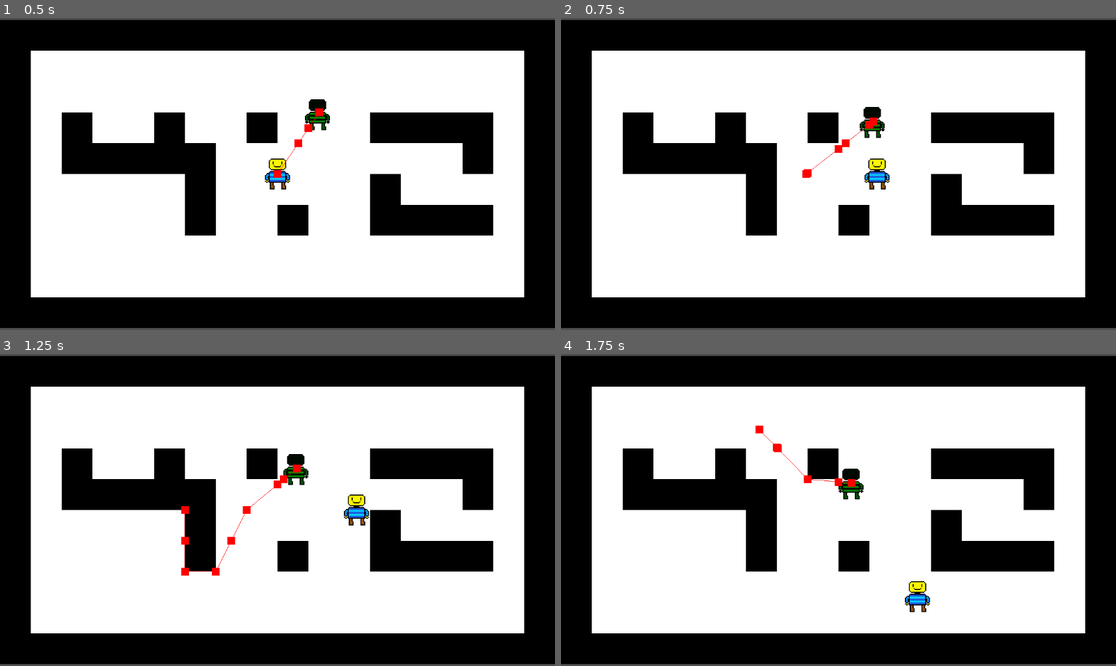
Above: before the commit, frames 1-4 (two rows, left to right).
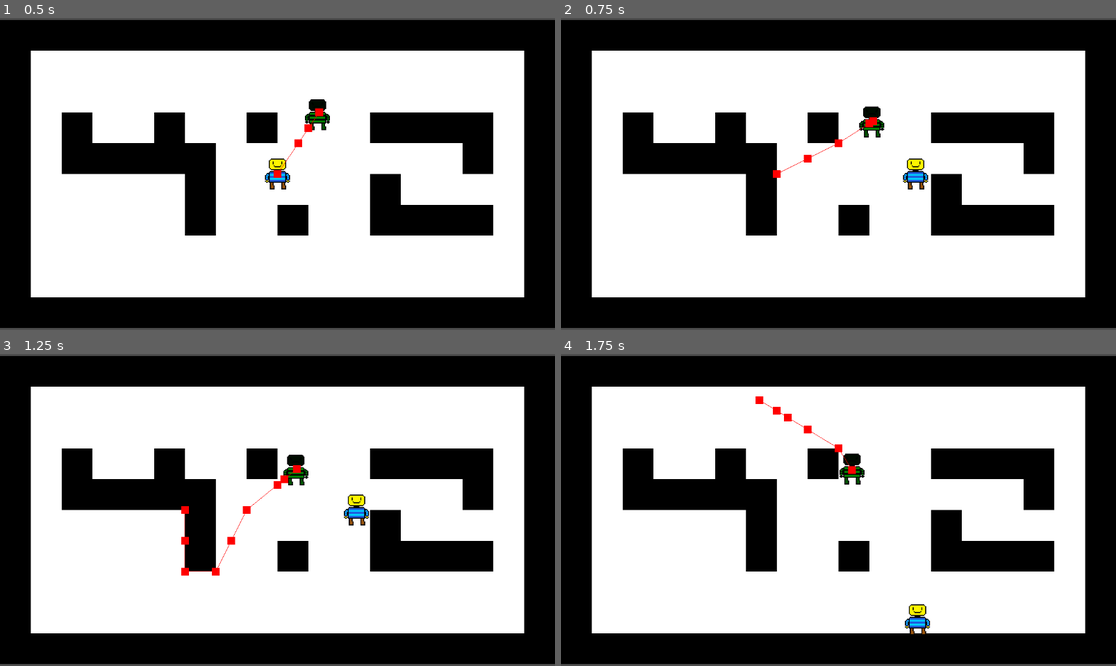
Above: after the commit, the same moments.

Repository: LegoMaster7001/fargo-game-jam-2025
Game: Godot game, scene res://Scenes/Game.tscn
Same seed, same stepped clock (60 frames per second), same inputs: the game is played once before the commit and once after it.
Inputs:
- Up to frame 1 (0.5 s): no input
- Up to frame 2 (0.75 s): hold Right (ui_right) from 0.53 s (still down); hold E from 0.53 s (still down)
- Up to frame 3 (1.25 s): keep holding Right (ui_right); keep holding E
- Up to frame 4 (1.75 s): release Right (ui_right) at 1.28 s; release E at 1.28 s; hold Down (ui_down) from 1.28 s (still down); tap E at 1.35 s

Frame 1 is identical in both runs. In frame 2, 1.0% of the frame differs, in the area x 38-67%, y 28-56%; in frame 3, 0.1%; in frame 4, 1.5%, in the area x 35-67%, y 13-90%.

Commit message:
added dashing
press e to dash, will increase speed by 5 for 1 second, then go on cooldown for 1 second

Diff:
--- a/Player.gd
+++ /dev/null
@@ -1,13 +0,0 @@
-extends CharacterBody2D
-
-const speed = 100
-var dir : Vector2
-
-func _physics_process(delta: float):
-	velocity = dir * speed
-	move_and_slide()
-
-func _unhandled_input(event: InputEvent):
-	dir.x = Input.get_axis("ui_left", "ui_right")
-	dir.y = Input.get_axis("ui_up", "ui_down")
-	dir = dir.normalized()
--- a/Scenes/player.tscn
+++ b/Scenes/player.tscn
@@ -1,6 +1,6 @@
 [gd_scene load_steps=4 format=3 uid="uid://ktvyw4a0tc03"]
 
-[ext_resource type="Script" uid="uid://l34cd8anax55" path="res://Player.gd" id="1_cvnsp"]
+[ext_resource type="Script" uid="uid://l34cd8anax55" path="res://Scripts/Player.gd" id="1_cvnsp"]
 [ext_resource type="Texture2D" uid="uid://d0v4u8wbaq2ur" path="res://Images/PlayerRunAway.png" id="2_cvnsp"]
 
 [sub_resource type="CircleShape2D" id="CircleShape2D_gl6un"]
@@ -19,3 +19,10 @@
 
 [node name="CollisionShape2D" type="CollisionShape2D" parent="."]
 shape = SubResource("CircleShape2D_gl6un")
+
+[node name="DashTimer" type="Timer" parent="."]
+
+[node name="DashCooldownTimer" type="Timer" parent="."]
+
+[connection signal="timeout" from="DashTimer" to="." method="_on_dash_timer_timeout"]
+[connection signal="timeout" from="DashCooldownTimer" to="." method="_on_dash_cooldown_timer_timeout"]
--- /dev/null
+++ b/Scripts/Player.gd
@@ -0,0 +1,36 @@
+extends CharacterBody2D
+
+const speed = 100
+const dashSpeed = 2
+var dir : Vector2
+var dashReady = true
+var dashing = false
+
+func _physics_process(delta: float):
+	velocity = dir * speed
+	checkDashing()
+
+	move_and_slide()
+
+func _unhandled_input(event: InputEvent):
+	dir.x = Input.get_axis("ui_left", "ui_right")
+	dir.y = Input.get_axis("ui_up", "ui_down")
+	dir = dir.normalized()
+
+func checkDashing():
+	if Input.is_key_pressed(KEY_E) && dashReady:
+		dashReady = false
+		dashing = true
+		$DashTimer.start()
+	if dashing:
+		velocity = dir * speed * dashSpeed
+
+
+
+func _on_dash_cooldown_timer_timeout() -> void:
+	dashReady = true
+
+
+func _on_dash_timer_timeout():
+	dashing = false
+	$DashCooldownTimer.start()
--- a/project.godot
+++ b/project.godot
@@ -14,3 +14,16 @@
 run/main_scene="res://Scenes/Game.tscn"
 config/features=PackedStringArray("4.5", "Forward Plus")
 config/icon="res://Images/icon.svg"
+
+[input]
+
+call_groundies={
+"deadzone": 0.2,
+"events": [Object(InputEventKey,"resource_local_to_scene":false,"resource_name":"","device":-1,"window_id":0,"alt_pressed":false,"shift_pressed":false,"ctrl_pressed":false,"meta_pressed":false,"pressed":false,"keycode":0,"physical_keycode":32,"key_label":0,"unicode":32,"location":0,"echo":false,"script":null)
+]
+}
+debug_flip_role={
+"deadzone": 0.2,
+"events": [Object(InputEventKey,"resource_local_to_scene":false,"resource_name":"","device":-1,"window_id":0,"alt_pressed":false,"shift_pressed":false,"ctrl_pressed":false,"meta_pressed":false,"pressed":false,"keycode":0,"physical_keycode":70,"key_label":0,"unicode":102,"location":0,"echo":false,"script":null)
+]
+}
Renamed: Player.gd.uid -> Scripts/Player.gd.uid
